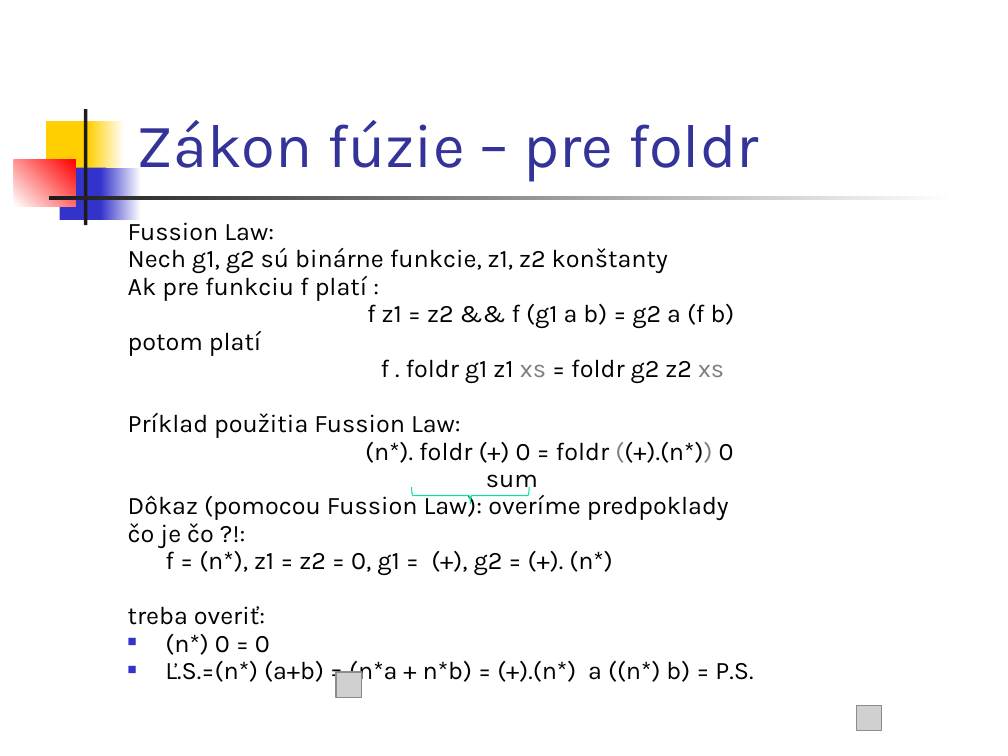
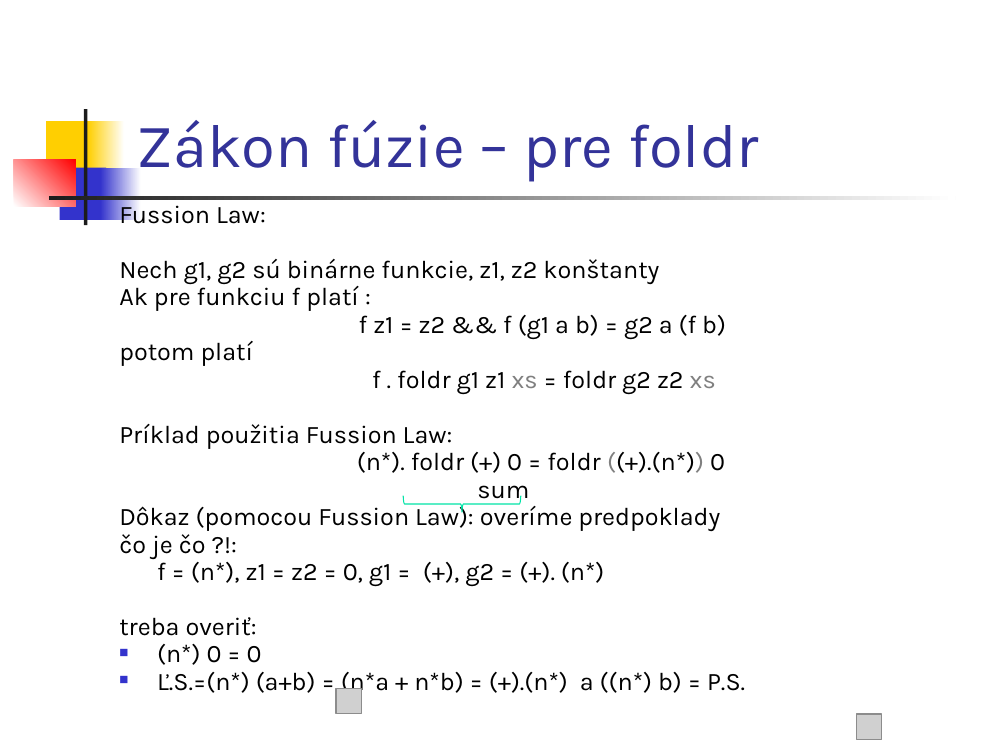
Before and after one commit to Funkcionalne/Prednasky, a slide deck: slide 33 of 02/02_fpro.ppt (slide 31 before the commit). Drawn at 1008x756 pixels with LibreOffice and Linux fonts; fonts in the diff are those of the drawing; grey boxes stand for pictures. Boxes give left, top, right and bottom in pixels: in the first picture for what was removed or moved away, otherwise in the second. Text is boxed around its words. In the diff, an @@ line names an element or a change of style, - is before the commit and + after.

```diff
--- a/02/02_fpro.ppt
+++ b/02/02_fpro.ppt
@@ text "Fussion Law:" rewrapped from box(128, 217, 753, 686) to box(119, 201, 745, 696) @@
@@ freeform shape: place and size @@
-freeform shape at box(411, 487, 529, 504)
+freeform shape at box(403, 496, 521, 513)
@@ picture: place and size @@
-picture at box(336, 672, 361, 698)
+picture at box(336, 688, 361, 714)
@@ picture: place and size @@
-picture at box(857, 706, 882, 731)
+picture at box(857, 714, 882, 739)
```
Also in this commit, not shown: 7 other slides changed, 3 slides added, 7 other files.
